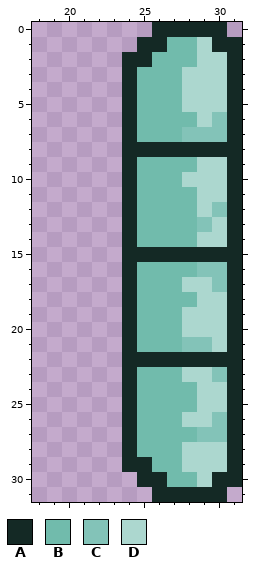
Pixel-art file: Assets/Resources/Sprites/art_v3/v3_off_head.aseprite. The picture above is the old version.
32x32 pixels, 1 frame. Shown: x 18..31, y 0..31.
Palette (. is transparent): A #142925  B #71bbac  C #83c3b8  D #acd7cf
Pixels before, first column x 24:
 0 ..AAAAA.
 1 .AABBDAA
 2 AABBBDDA
 3 ABBBDDDA
 4 ABBBDDDA
 5 ABBBDDDA
 6 ABBBBDCA
 7 ABBBCCCA
 8 AAAAAAAA
 9 ABBBBDDA
10 ABBBDDDA
11 ABBBBDDA
12 ABBBBDCA
13 ABBBBCDA
14 ABBBBDDA
15 AAAAAAAA
16 ABBBBCCA
17 ABBBDDCA
18 ABBBBDDA
19 ABBBDDDA
20 ABBBDDDA
21 ABBBCCDA
22 AAAAAAAA
23 ABBBDDCA
24 ABBBBDDA
25 ABBBBDDA
26 ABBBDDCA
27 ABBBBCCA
28 ABBBDDDA
29 AABBDDDA
30 .AABBDAA
31 ..AAAAA.
The result:
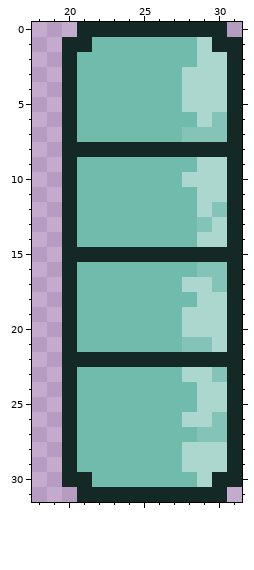
What changed:
Colour A is added in row 0 at x 21 to 25; in row 1 at x 20 to 21; in rows 2 to 7 at x 20; in row 8 at x 20 to 23; in rows 9 to 14 at x 20; in row 15 at x 20 to 23.
Colour A is added in rows 16 to 21 at x 20; in row 22 at x 20 to 23; in rows 23 to 29 at x 20; in row 30 at x 20 to 21; in row 31 at x 21 to 25.
Colour B is added in row 1 at x 22 to 24; in rows 2 to 7 at x 21 to 23; in rows 9 to 14 at x 21 to 23; in rows 16 to 21 at x 21 to 23; in rows 23 to 29 at x 21 to 23; in row 30 at x 22 to 24.
Colour B replaces colour A in row 1 at x 25 to 26; in row 2 at x 24 to 25; in rows 3 to 7 at x 24; in rows 9 to 14 at x 24; in rows 16 to 21 at x 24; in rows 23 to 28 at x 24.
Colour B replaces colour A in row 29 at x 24 to 25; in row 30 at x 25 to 26.
Where, in picture pixels (left, top, right, bottom), the same in both pictures:
changed: (62, 22, 167, 502)
